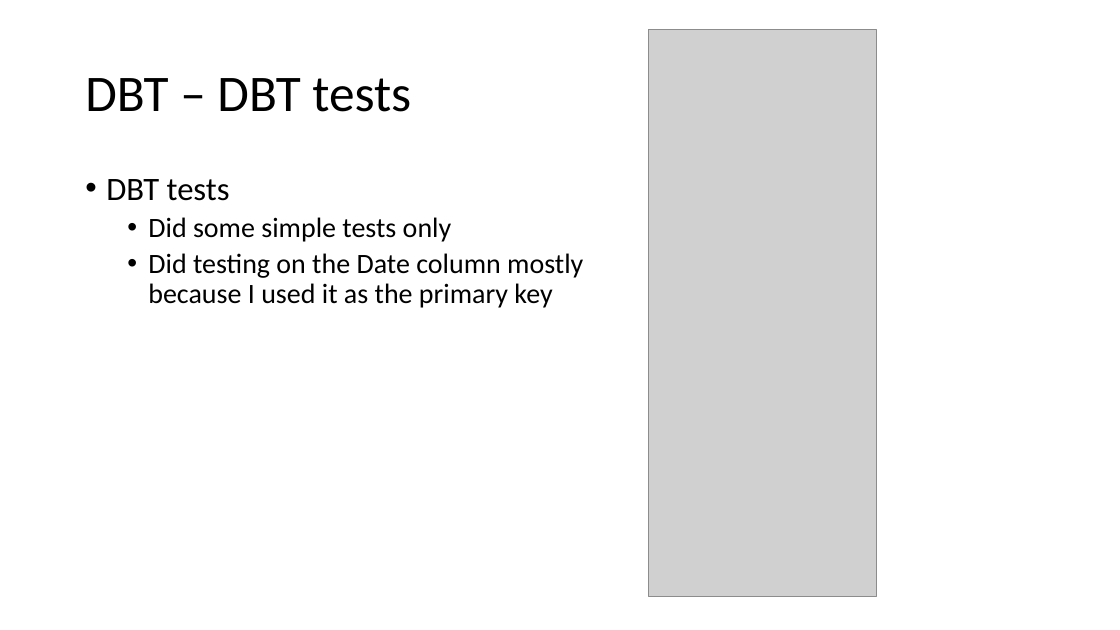
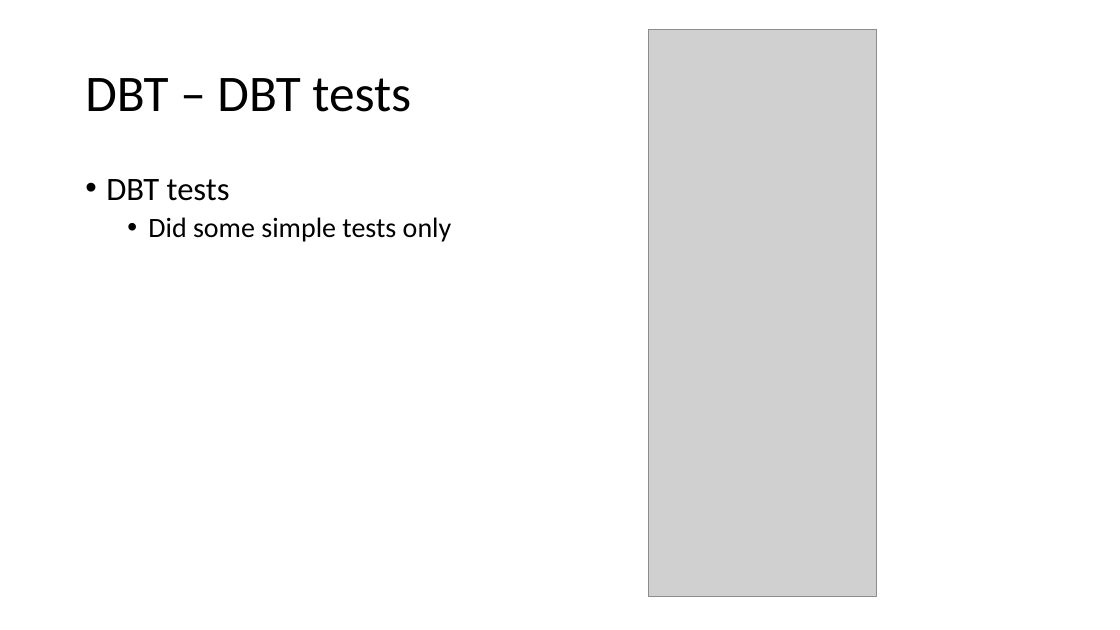
Before and after one commit to Quarky123/dataengineeringcamp-capstone, a slide deck: slide 6 of capstone presentation.pptx (slide 7 before the commit). Drawn at 1120x630 pixels with LibreOffice and Linux fonts; fonts in the diff are those of the drawing; grey boxes stand for pictures. Boxes give left, top, right and bottom in pixels: in the first picture for what was removed or moved away, otherwise in the second. Text is boxed around its words. In the diff, an @@ line names an element or a change of style, - is before the commit and + after.

```diff
--- a/capstone presentation.pptx
+++ b/capstone presentation.pptx
@@ text at (148, 253, 583, 308): paragraph removed @@
-  • Did testing on the Date column mostly because I used it as the primary key
```
Also in this commit, not shown: 2 other slides changed, 4 slides removed, 2 other files.
